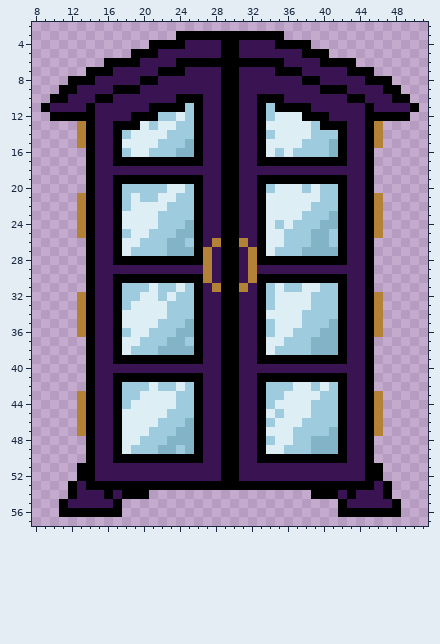
A pixel-art sprite gets an edit: public/icons/icon-outfits.png. The first picture shows the starting point.
The file is 60x60 pixels. Shown: x 8..51, y 2..57.
The same view after the edit:
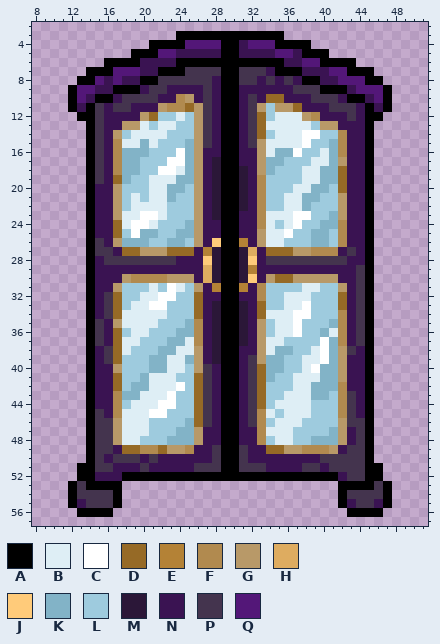
Palette (. is transparent): A #000000  B #deeef5  C #ffffff  D #966a26  E #b48236  F #b18a4f  G #b89968  H #deac60  J #ffcb7a  K #82b3c7  L #9ecbde  M #2b1738  N #3a1352  P #44344e  Q #531778
Changes in this commit:
@@ x 8..51 @@
  3 ................AAAAAAAAAAAA................
- 4 .............AAAANNNNAANNNNAAAA.............
- 5 ...........AAANNNNNNNAANNNNNNNAAA...........
- 6 ........AAAANNNNAAAAAAAAAAAANNNNAAAA........
- 7 ......AAANNNNNAAANNNNAANNNNAAANNNNNAAA......
- 8 ....AAANNNNNAANNNNNNNAANNNNNNNAANNNNNAAA....
- 9 ...AANNNNAAANNNNNNNNNAANNNNNNNNNAAANNNNAA...
-10 ..AANNNAANNNNNNNAAANNAANNAAANNNNNNNAANNNAA..
-11 .ANNNNANNNNNNAAAALANNAANNALAAAANNNNNNANNNNA.
-12 ..AAAAANNNNAAALLBLANNAANNALBBBAAANNNNAAAAA..
-13 .....EANNAAABLBBLLANNAANNABBBBBLAAANNAE.....
-14 .....EANNALBBBBLLLANNAANNALBBBBLLLANNAE.....
-15 .....EANNABBBBLLLKANNAANNABBBBLLLKANNAE.....
-16 ......ANNALBBLLLKKANNAANNABLBLLLLKANNA......
-17 ......ANNAAAAAAAAAANNAANNAAAAAAAAAANNA......
-18 ......ANNNNNNNNNNNNNNAANNNNNNNNNNNNNNA......
-19 ......ANNAAAAAAAAAANNAANNAAAAAAAAAANNA......
-20 ......ANNALLLLLBBLANNAANNALBBBLBLLANNA......
-21 .....EANNALBLLBBLLANNAANNABBBBBBLLANNAE.....
-22 .....EANNALBBBBLLLANNAANNABBBBBLLLANNAE.....
-23 .....EANNABBBBLLLLANNAANNABBBBLLLKANNAE.....
-24 .....EANNABBBBLLLKANNAANNABLBLLLKKANNAE.....
-25 .....EANNALBBLLLKKANNAANNABBLLLKKLANNAE.....
-26 ......ANNABBLLLKKLANEAAENABBLLLKKLANNA......
-27 ......ANNABLLLLKKKAENAANEABLLLKKKKANNA......
-28 ......ANNAAAAAAAAAAENAANEAAAAAAAAAANNA......
-29 ......ANNNNNNNNNNNNENAANENNNNNNNNNNNNA......
-30 ......ANNAAAAAAAAAAENAANEAAAAAAAAAANNA......
-31 ......ANNALLLBLLBLANEAAENALBLLBBLLANNA......
-32 .....EANNALLBBLBLLANNAANNALBBBBLLLANNAE.....
-33 .....EANNALBBBBLLLANNAANNALBBBBLLLANNAE.....
-34 .....EANNABBBBBLLLANNAANNABBBBLLLLANNAE.....
-35 .....EANNABBBBLLLKANNAANNALBBBLLLKANNAE.....
-36 .....EANNALBBLLLKKANNAANNALBBLLLKKANNAE.....
-37 ......ANNABBLLLKKLANNAANNABBLLLKKKANNA......
-38 ......ANNABLLLKKKKANNAANNABLLLLKKKANNA......
-39 ......ANNAAAAAAAAAANNAANNAAAAAAAAAANNA......
-40 ......ANNNNNNNNNNNNNNAANNNNNNNNNNNNNNA......
-41 ......ANNAAAAAAAAAANNAANNAAAAAAAAAANNA......
-42 ......ANNALLLBLLBLANNAANNALLLBBLBLANNA......
-43 .....EANNALLBBBBLLANNAANNALLBBBBLLANNAE.....
-44 .....EANNALBBBBBLLANNAANNALBBBBLLLANNAE.....
-45 .....EANNABBBBBLLLANNAANNABLBBBLLLANNAE.....
-46 .....EANNABBBBLLLKANNAANNALBBBLLLLANNAE.....
-47 .....EANNABBBLLLKKANNAANNABBBLLLLKANNAE.....
-48 ......ANNABBLLLKKKANNAANNALBBLLKKKANNA......
-49 ......ANNABLLLKKLKANNAANNABBLLLKKKANNA......
-50 ......ANNAAAAAAAAAANNAANNAAAAAAAAAANNA......
-51 .....AANNNNNNNNNNNNNNAANNNNNNNNNNNNNNAA.....
-52 .....AANNNNNNNNNNNNNNAANNNNNNNNNNNNNNAA.....
-53 ....ANAAAAAAAAAAAAAAAAAAAAAAAAAAAAAAAANA....
-54 ....ANNNANAAA..................AAANANNNA....
-55 ...ANNNNNA........................ANNNNNA...
-56 ...AAAAAAA........................AAAAAAA...
+ 4 .............AAAAQQQQAANQQQAAAA.............
+ 5 ...........AAAQQNNNNNAANNNNQQNAAA...........
+ 6 ........AAAANNNNAAAAAAAAAAAANNQQAAAA........
+ 7 ......AAAQQQNNAAAPPPPAAPPPNAAANNNQQAAA......
+ 8 .....AAQNQNNAAPPPPPPNAAPPNPNPNAANNQQQAA.....
+ 9 ....AQQNNAAANPPNNNNPNAANNNNNNPPPAAANQQQA....
+10 ....AQNAANPPPPNNFGNPNAANPNDDNNNPPPNAANQA....
+11 ....ANAPNPPNNNGFFDGPNAANPGLGGDNNNPPPNANA....
+12 .....AAPNNNNGDLLBLGPNAANPDLBBBGFNNNPNAA.....
+13 ......APNNGGBLBBLLGPNAANPDBBBBBLGGNNNA......
+14 ......APNGLBBBBLLLGPNAANPDLBBBCCLLFNNA......
+15 ......APNFBBKBLLLKGPNAANPGBBBBCLLKFNNA......
+16 ......APNFKKKLLLCKGNNAANNGBKKCLLBKFNNA......
+17 ......APNFKKLLLCCKGNMAANNGKKLLLBBKGNNA......
+18 ......APNFKKLLCCBKGNMAAMNGKLLLBBKKDNNA......
+19 ......APNDKLLBBBKKGNMAAMNFLLLLBBKKDNNA......
+20 ......ANNGLLLBBKKLGNMAAMNFLLLBBKKLDNNA......
+21 ......ANNGLBLBBKLLGNMAAMNFLLBBKKLLGNNA......
+22 ......ANNGLBBBBLLLGNMAAMNFLLBBKLLLGNNA......
+23 ......ANNGBBCCBLLLGNMAANNFBBBCCLLKGNNA......
+24 ......ANNDBCCBLLLKGNNAANNFBLBCLLKKFNNA......
+25 ......ANNDLCKKLLKKGNNAANNGBBCLLKKLFNNA......
+26 ......APNGKKKLLKKLGNJAAENGBBLLLKKLFNNA......
+27 ......APPNDDGGGDDDNEMAAMHNDDDGGFFFNPNA......
+28 ......ANPPPPPPPPNNNJMAAMJNPPPPPPPPPNNA......
+29 ......ANNNNNNNNNNNNHMAAMENNNNNNNNNNNPA......
+30 ......ANNNGFFFFGGGNHMAAMJNGDDGGGGGNNPA......
+31 ......ANNGLLLBLCBLGNEAAENFLLLLBBLLGNPA......
+32 ......ANPDLLBBCCLLDNNAANNFLLBBBLLLDNPA......
+33 ......ANPDLBBCCLLLDNMAAMNDLLBBCLLLDNPA......
+34 ......ANPDBBBBBLLLDNMAAMNDBBBCCLLLFNPA......
+35 ......APNGBBBBLLLKFNMAAMNGLBBCLLLKFNPA......
+36 ......APNDLBBLLLKKFNMAAMNGLBBCLLKBFNPA......
+37 ......APNDBBLLLKKBFNMAAMNGBBLLLLCKFNPA......
+38 ......ANPDBLLLKKBBGNMAANNGBKKLLBCKGPNA......
+39 ......ANPDLLLKKBBKGNMAANPGKKLLBBCKGNNA......
+40 ......ANNGLLLKKBBLGPNAANPDKKLLBCKKGNNA......
+41 ......ANNDLLKBBBLLDPNAANPDKLLBBBKKGNNA......
+42 ......ANNDLKKBBBCLDPNAANPDLLLBBKKKFNNA......
+43 ......ANNFKKBBBCLLDPNAANPDLLBBBKKLFPNA......
+44 ......ANNFLBBBCCLLDPNAANPDLBBBBLLLFPNA......
+45 ......APNFBBBCCLLLDPNAANPFBLBBBLLLFPNA......
+46 ......APPGBBBLLLLKDPNAANPFLBBBLLLLGPPA......
+47 ......APPGBBBLLLKKGNNAANNFBBBLLLLKGNPA......
+48 ......APPGBBLLLKKKGNNAANNFLBBLLKKKGNPA......
+49 ......APPNDDFFDGGFNNPAAPNNDDGGFFFGNPPA......
+50 ......APNPPPNPNNNNNNPAAPNNNNNNNNPPPPPA......
+51 .....AAPPNNNPNNNNNPPPAAPPPNNNNPPNPPPPAA.....
+52 .....AANNNAAAAAAAAAAAAAAAAAAAAAAAANPPAA.....
+53 ....APAAAA........................AAAAPA....
+54 ....APPPPA........................APPPPA....
+55 ....ANPPPA........................ANPPNA....
+56 .....AAAA..........................AAAA.....
 57 ............................................
